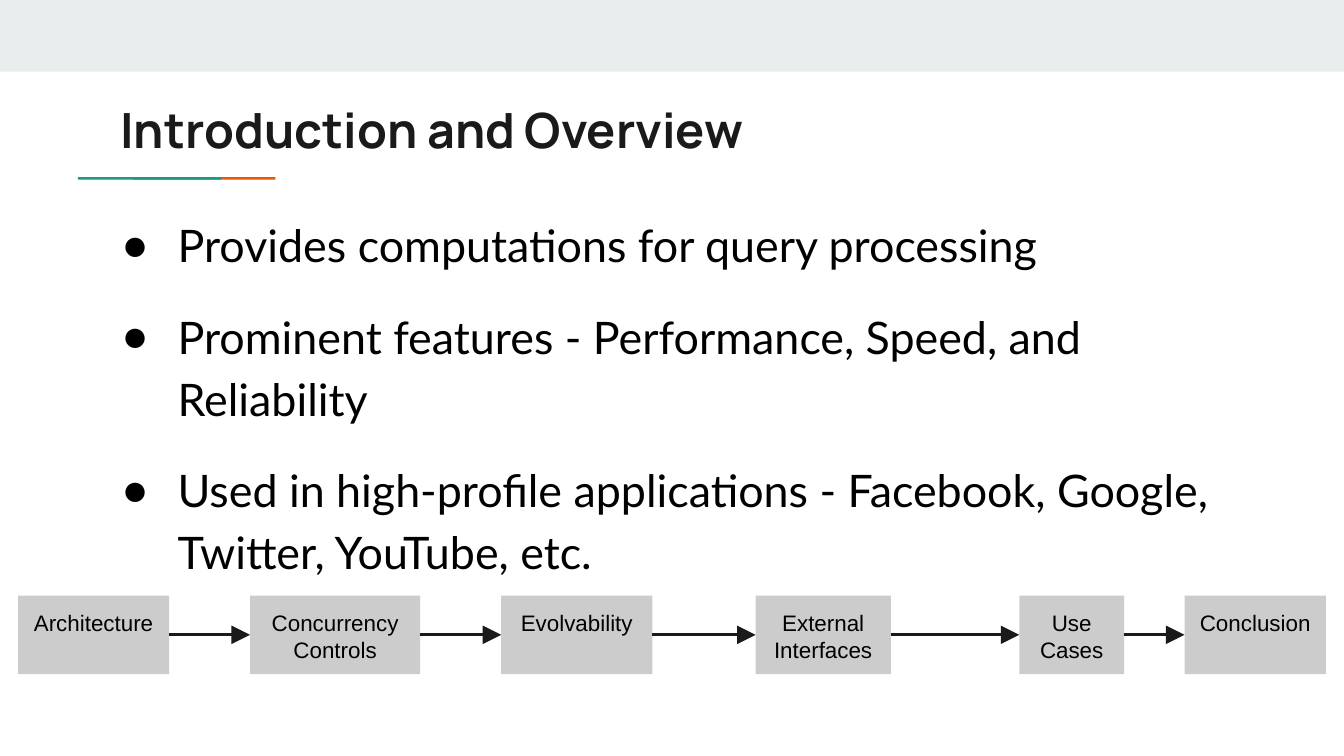
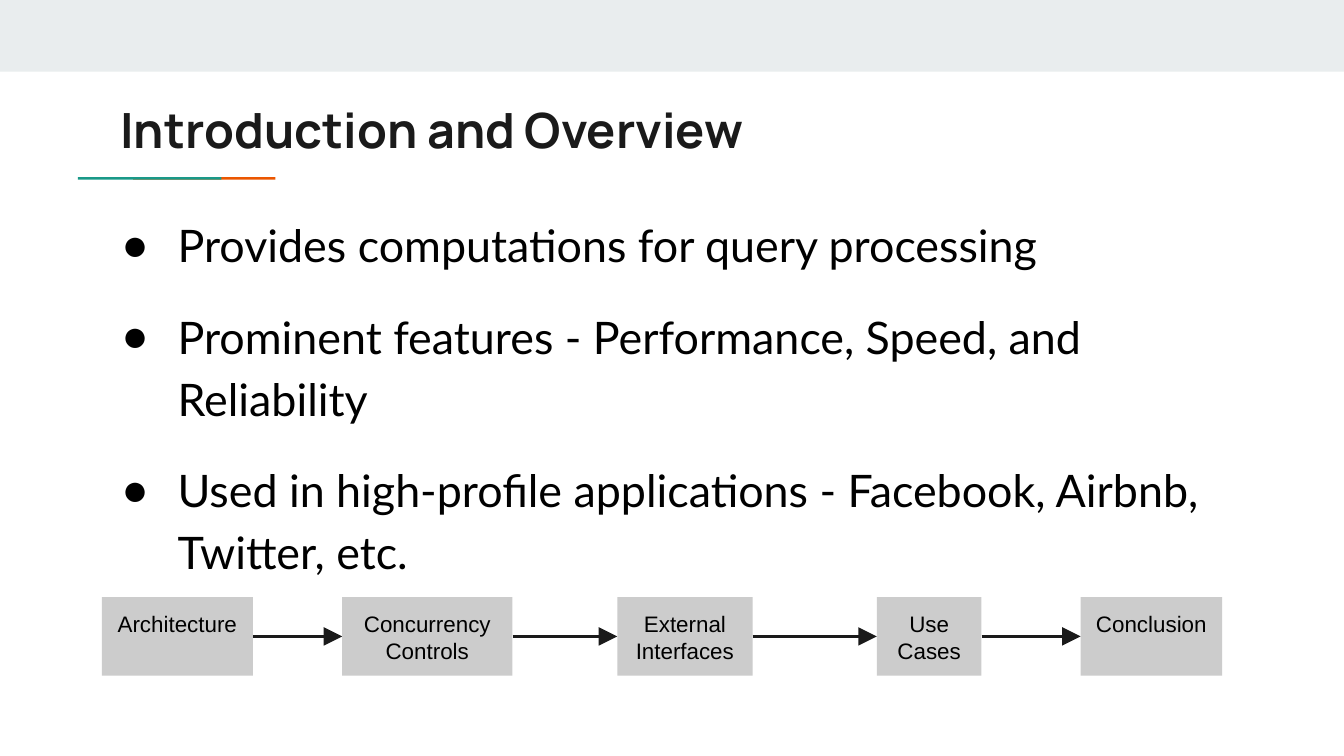
Before and after one commit to papaizaa/EECS4314, a slide deck: slide 2 of Slides/EECS4314 A1 Slides.pptx. Drawn at 1344x756 pixels with LibreOffice and Linux fonts; fonts in the diff are those of the drawing. Boxes give left, top, right and bottom in pixels: in the first picture for what was removed or moved away, otherwise in the second. Text is boxed around its words. In the diff, an @@ line names an element or a change of style, - is before the commit and + after.

```diff
--- a/Slides/EECS4314 A1 Slides.pptx
+++ b/Slides/EECS4314 A1 Slides.pptx
@@ text at bbox=[178, 474, 1199, 575]: text changed @@
-● Used in high-profile applications - Facebook, Google, Twitter, YouTube, etc.
+● Used in high-profile applications - Facebook, Airbnb, Twitter, etc.
@@ rectangle "Architecture": place and size @@
-rectangle "Architecture" at bbox=[17, 595, 168, 675]
+rectangle "Architecture" at bbox=[102, 597, 253, 676]
@@ rectangle "Concurrency Controls": place and size @@
-rectangle "Concurrency Controls" at bbox=[250, 595, 421, 675]
+rectangle "Concurrency Controls" at bbox=[343, 597, 513, 676]
@@ rectangle removed at bbox=[501, 595, 652, 675] @@
-Evolvability
@@ rectangle "External Interfaces": place and size @@
-rectangle "External Interfaces" at bbox=[755, 595, 891, 675]
+rectangle "External Interfaces" at bbox=[617, 597, 753, 676]
@@ rectangle "Use Cases": place and size @@
-rectangle "Use Cases" at bbox=[1019, 595, 1124, 675]
+rectangle "Use Cases" at bbox=[876, 597, 981, 676]
@@ rectangle "Conclusion": place and size @@
-rectangle "Conclusion" at bbox=[1184, 595, 1325, 675]
+rectangle "Conclusion" at bbox=[1081, 597, 1222, 676]
@@ arrow moved from (169, 634) - (250, 634) to (253, 637) - (343, 637) @@
@@ arrow moved from (421, 634) - (501, 634) to (512, 637) - (617, 637) @@
@@ arrow moved from (652, 634) - (755, 634) to (753, 637) - (876, 637) @@
@@ arrow moved from (891, 634) - (1019, 634) to (981, 637) - (1081, 637) @@
@@ arrow removed from (1124, 634) to (1184, 634) @@
```
Also in this commit, not shown: 4 other slides changed, 2 slides added, 1 slide removed, 1 other file.
